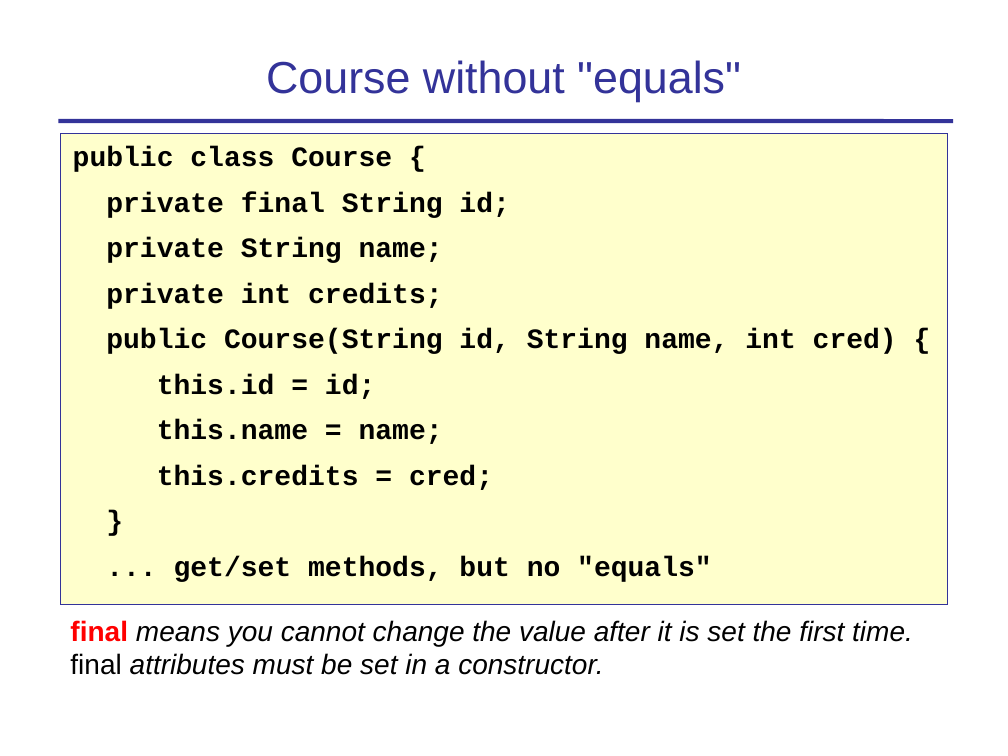
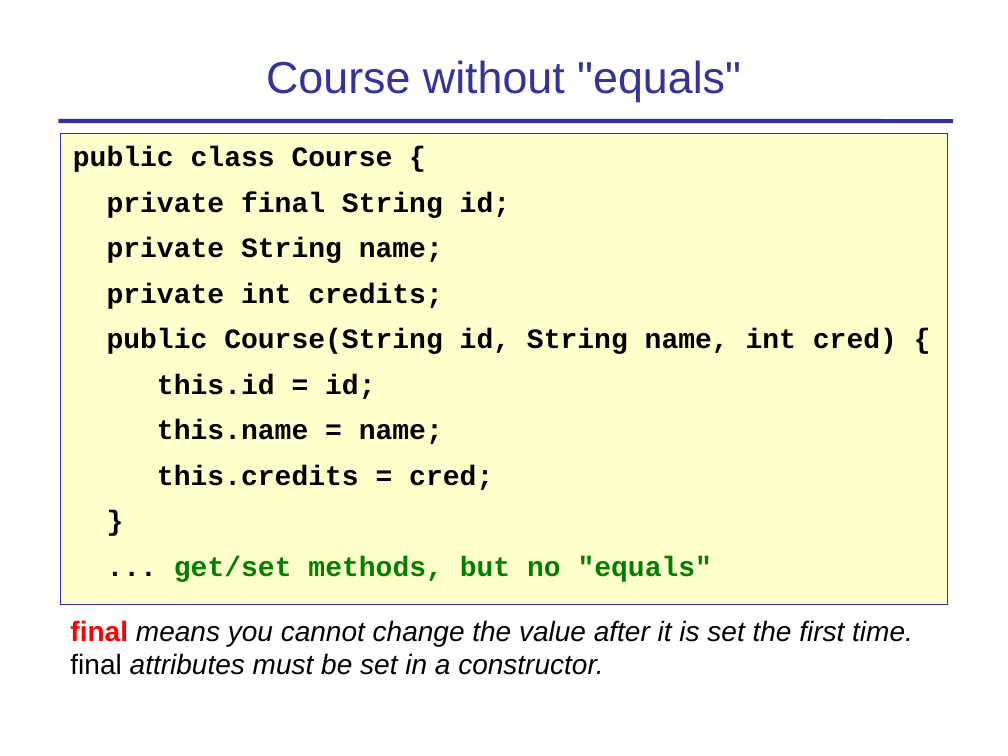
Before and after one commit to cpske/programming1, a slide deck: slide 5 of objects/7-Fundamental-Methods.ppt. Drawn at 1008x756 pixels with LibreOffice and Linux fonts; fonts in the diff are those of the drawing. Boxes give left, top, right and bottom in pixels: in the first picture for what was removed or moved away, otherwise in the second. Text is boxed around its words. In the diff, an @@ line names an element or a change of style, - is before the commit and + after.

```diff
--- a/objects/7-Fundamental-Methods.ppt
+++ b/objects/7-Fundamental-Methods.ppt
@@ text at box(174, 556, 713, 582): text colour #000000 to #008000 in "get/set methods, but no "equals"" @@
```
Also in this commit, not shown: 7 other slides changed, 7 other files.
